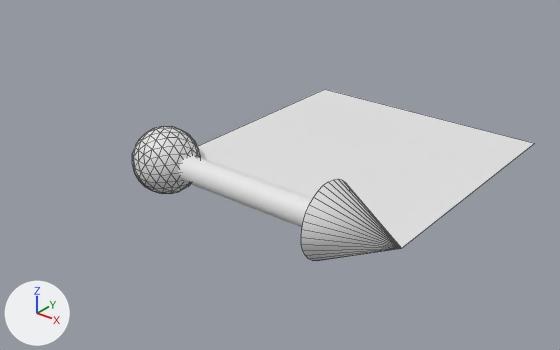
Before and after pictures for a commit that changed the Blender file bgv/assets.blend.
Before and after are seen from a camera (50 mm lens) standing at (1.958, -1.776, 1.203) and looking at (0.323, 0.268, -0.065). The axes (+X, +Y, +Z) are drawn at lower left. The lights are the same throughout. Mesh edges are drawn as thin lines on the coarser meshes.

The first picture shows 'Parallelogram.Plane', 'Point.Body', 'Vector.Body', 'Vector.Head'.
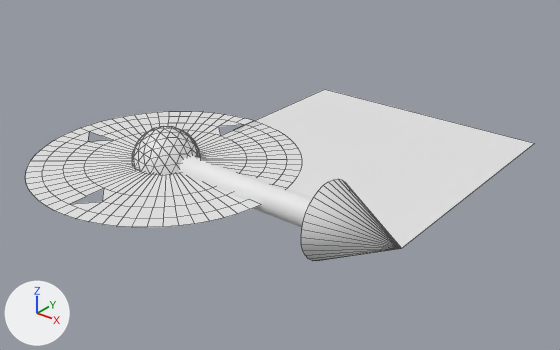
The change, as a list of edits to the scene's bpy script:
```text
Add me_circle_001:
    me_circle_001.from_pydata(...)  # 253 vertices, 248 faces; spans x -0.5..0.5, y -0.5..0.5, z 0.0
Add ob_circle_body:
    ob_circle_body = bpy.data.objects.new('Circle.Body', me_circle_001)
    ob_circle_body.location = (0.0, 0.0, 0.0)
    ob_circle_body.rotation_euler = (0.0, -3.142, 0.0)  # degrees (0, -180, 0)
```

What differs and where, as boxes [x1, y1, x2, y2] in the pictures (560 x 350 px):
'Circle.Body', added: after [25, 111, 260, 227]
